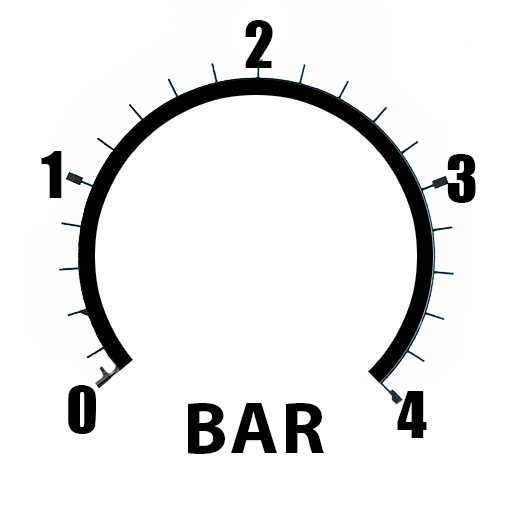
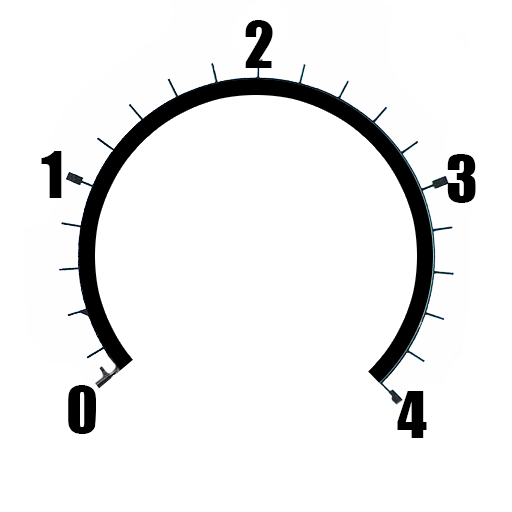
The second w=512, h=512 image is a revision of the first. Changes to its layers:
removed layer "BAR" over left=188, top=403, right=324, bottom=454
